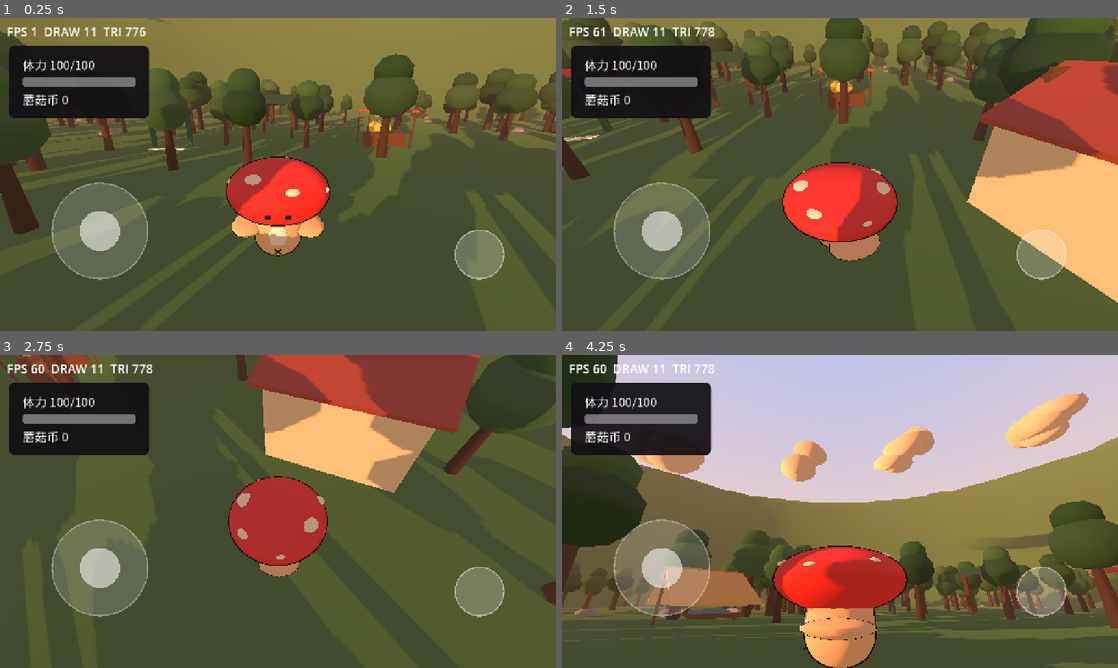
Above: before the commit, frames 1-4 (two rows, left to right).
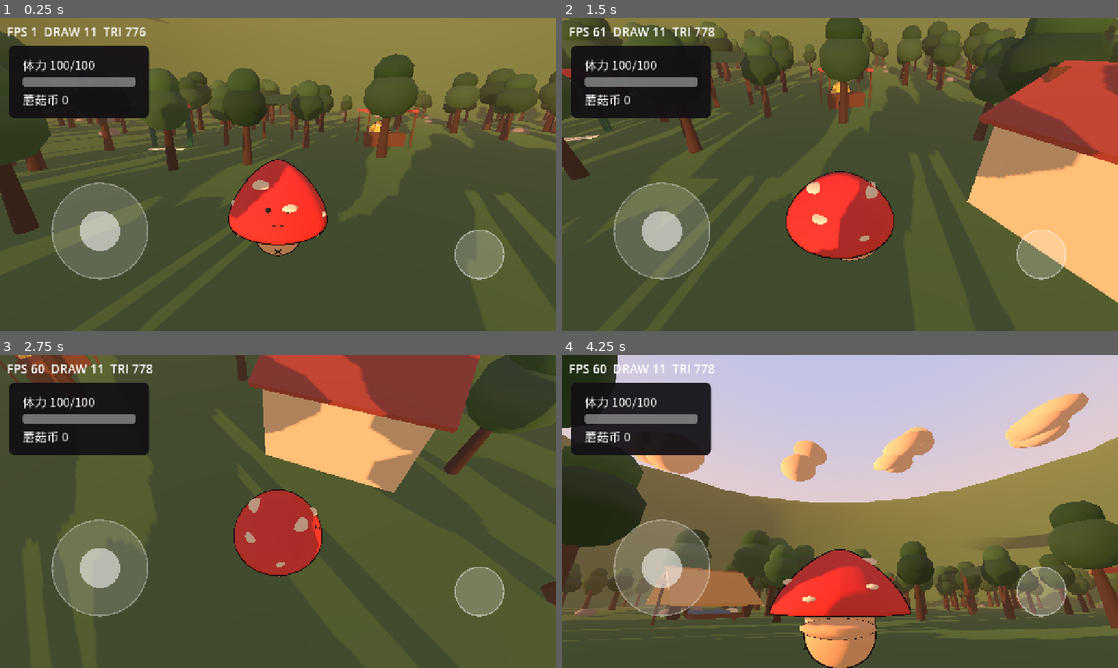
Above: after the commit, the same moments.

Repository: tuzkimo/fungi-party
Game: Godot game, scene res://game/main.tscn
The game is run twice, just before and just after one commit, with the same random seed, the same clock (stepped at 60 frames per second) and the same inputs.
Inputs (mouse positions are in pixels of both pictures, inside the frame that each line leads up to):
- Up to frame 1 (0.25 s): no input
- Up to frame 2 (1.5 s): move the mouse to (962, 158) at 0.52 s; hold D (move_right) 0.53-1.25 s; hold Ctrl (orbit) 0.53-1.25 s; click (962, 158) at 0.67 s; tap Space (jump) at 0.77 s; drag from (728, 190) to (812, 237) at 1.27 s
- Up to frame 3 (2.75 s): tap Enter at 2 s; move the mouse to (333, 442) at 2.02 s; hold D (move_right) from 2.03 s (still down); hold Ctrl (orbit) from 2.03 s (still down)
- Up to frame 4 (4.25 s): release D (move_right) at 2.75 s; release Ctrl (orbit) at 2.75 s; drag from (812, 574) to (673, 464) at 2.77 s; tap Space (jump) at 3.5, 3.77 s; move the mouse to (1006, 558) at 3.52 s; hold A (move_left) from 3.53 s (still down); hold Ctrl (orbit) from 3.53 s (still down)

The runs differ from the first frame. In frame 1, 2.7% of the frame differs, in the area x 40-71%, y 32-73%; in frame 2, 2.7%; in frame 3, 2.0%; in frame 4, 4.0%, in the area x 37-100%, y 60-100%.

Commit message:
外观：帽子改成圆角三角（旋转体），剑改成锥形剑身加护手柄首并挪到帽外，脸跟着帽面走

Diff:
--- a/game/player/mushroom_mesh.gd
+++ b/game/player/mushroom_mesh.gd
@@ -3,6 +3,14 @@
 
 ## 程序化生成蘑菇角色的全部外观。所有尺寸按「脚底 y=0」排布。
 ## 外观只在这里改；角色逻辑不引用这里的任何节点。
+
+## 帽子剖面的「尖度」：1 是圆锥、2 是正球面。取中间偏尖 = 圆角三角。
+const CAP_SHARPNESS := 1.45
+## 帽子绕一圈的分段数。32 段配圆角三角够圆了，再多就是浪费。
+const CAP_SEGMENTS := 28
+const CAP_PROFILE_STEPS := 24
+## 零件转向：剑是往外斜挑的，正竖直会整根埋进帽子。
+const SWORD_TILT := -45.0
 
 @export var cap_radius := 0.9
 @export var cap_height := 0.55
@@ -43,6 +51,18 @@
 	cap_squash = s.cap_squash
 
 
+## 帽子底面（y=0 那个平面的世界高度）。
+func cap_base() -> float:
+	return body_height - 0.05 - cap_height
+
+
+## y_norm 0 是帽子底、1 是顶尖。返回该高度处帽子的水平半径。
+func cap_radius_at(y_norm: float) -> float:
+	var y := clampf(y_norm, 0.0, 1.0)
+	var shape := pow(maxf(0.0, 1.0 - pow(y, CAP_SHARPNESS)), 1.0 / CAP_SHARPNESS)
+	return shape * cap_radius
+
+
 func _ready() -> void:
 	build()
 
@@ -68,15 +88,12 @@
 	body_mesh.rings = 8
 	_add_part("Body", body_mesh, mat_body, Vector3(0.0, body_y, 0.0), Vector3.ONE)
 
-	var cap_mesh := SphereMesh.new()
-	cap_mesh.radius = cap_radius
-	cap_mesh.height = cap_radius * 2.0
-	cap_mesh.radial_segments = 32
-	cap_mesh.rings = 16
-	var cap_scale := Vector3(1.0, cap_height / cap_radius * (1.0 - cap_squash), 1.0)
-	var cap_node := _add_part("Cap", cap_mesh, mat_cap, Vector3(0.0, cap_y, 0.0), cap_scale)
+	var cap_mesh := _revolve_cap()
+	var cap_scale := Vector3(1.0, 1.0 - cap_squash, 1.0)
+	var cap_pos := Vector3(0.0, cap_base(), 0.0)
+	var cap_node := _add_part("Cap", cap_mesh, mat_cap, cap_pos, cap_scale)
 	cap_node.rotation_degrees.z = cap_tilt
-	var cap_outline := _add_part("CapOutline", cap_mesh, mat_outline, Vector3(0.0, cap_y, 0.0), cap_scale)
+	var cap_outline := _add_part("CapOutline", cap_mesh, mat_outline, cap_pos, cap_scale)
 	cap_outline.rotation_degrees.z = cap_tilt
 	_add_part("BodyOutline", body_mesh, mat_outline, Vector3(0.0, body_y, 0.0), Vector3.ONE)
 
@@ -92,22 +109,35 @@
 		_add_part(label, hand_mesh, mat_body, hand_pos, hand_scale)
 		_add_part(label + "Outline", hand_mesh, mat_outline, hand_pos, hand_scale)
 
-	_build_spots(cap_y)
+	_build_spots()
 
 	var dot_mesh := SphereMesh.new()
 	dot_mesh.radius = 1.0
 	dot_mesh.height = 2.0
 	dot_mesh.radial_segments = 12
 	dot_mesh.rings = 6
+	# 脸贴在帽子正面上：z 由那个高度上的帽子半径反算，帽子轮廓改了这个跟着走
 	for side in [-1.0, 1.0]:
+		var eye_x: float = 0.14 * float(side)
+		var eye_y_norm := 0.41
+		var eye_ring := cap_radius_at(eye_y_norm)
 		_add_part(
 			"EyeL" if side < 0.0 else "EyeR",
 			dot_mesh,
 			mat_dark,
-			Vector3(0.14 * side, cap_y - 0.10, 0.855),
+			Vector3(
+				eye_x,
+				cap_base() + eye_y_norm * cap_height * 2.0,
+				sqrt(maxf(0.0, eye_ring * eye_ring - eye_x * eye_x)) * 0.97,
+			),
 			Vector3(0.055, 0.055, 0.03),
 		)
-	_add_part("Mouth", dot_mesh, mat_dark, Vector3(0.0, cap_y - 0.30, 0.78), Vector3(0.13, 0.022, 0.02))
+	var mouth_y_norm := 0.23
+	_add_part(
+		"Mouth", dot_mesh, mat_dark,
+		Vector3(0.0, cap_base() + mouth_y_norm * cap_height * 2.0, cap_radius_at(mouth_y_norm) * 0.97),
+		Vector3(0.13, 0.022, 0.02),
+	)
 
 	_add_part("Belly", dot_mesh, mat_white, Vector3(0.0, 0.62, 0.41), Vector3(0.16, 0.24, 0.06))
 
@@ -118,10 +148,50 @@
 		mark.rotation_degrees.z = 45.0 * side
 
 	for part in parts:
-		_add_accessory(part, cap_y)
-
-
-func _build_spots(cap_y: float) -> void:
+		_add_accessory(part)
+
+
+## 帽子是绕 Y 轴转一圈的旋转体，剖面用超椭圆：尖度 1 是圆锥、2 是球。
+func _revolve_cap() -> ArrayMesh:
+	var profile := PackedVector2Array()
+	profile.append(Vector2(0.0, 0.0))
+	for i in CAP_PROFILE_STEPS:
+		var y := float(i) / float(CAP_PROFILE_STEPS - 1)
+		profile.append(Vector2(cap_radius_at(y) / cap_radius, y))
+
+	var st := SurfaceTool.new()
+	st.begin(Mesh.PRIMITIVE_TRIANGLES)
+	for i in CAP_SEGMENTS:
+		var a0 := TAU * float(i) / float(CAP_SEGMENTS)
+		var a1 := TAU * float(i + 1) / float(CAP_SEGMENTS)
+		var c0 := cos(a0)
+		var s0 := sin(a0)
+		var c1 := cos(a1)
+		var s1 := sin(a1)
+		for j in profile.size() - 1:
+			var p0 := profile[j]
+			var p1 := profile[j + 1]
+			var r0 := p0.x * cap_radius
+			var r1 := p1.x * cap_radius
+			var y0 := p0.y * cap_height * 2.0
+			var y1 := p1.y * cap_height * 2.0
+			# 这个绕序法线朝外；反过来就整颗里朝外（test_cap_normals_point_out 钉住）
+			_quad(st, Vector3(c1 * r0, y0, s1 * r0), Vector3(c1 * r1, y1, s1 * r1),
+				Vector3(c0 * r1, y1, s0 * r1), Vector3(c0 * r0, y0, s0 * r0))
+	st.generate_normals()
+	return st.commit()
+
+
+static func _quad(st: SurfaceTool, v00: Vector3, v01: Vector3, v11: Vector3, v10: Vector3) -> void:
+	st.add_vertex(v00)
+	st.add_vertex(v01)
+	st.add_vertex(v11)
+	st.add_vertex(v00)
+	st.add_vertex(v11)
+	st.add_vertex(v10)
+
+
+func _build_spots() -> void:
 	if spot_count <= 0:
 		return
 	var mat_spot := _solid_glow(spot_color, spot_glow)
@@ -137,11 +207,12 @@
 
 	for i in spot_count:
 		var angle := TAU * float(i) / float(spot_count) + 0.4
-		var spread := 0.22 + 0.6 * float((i * 37) % 100) / 100.0
-		var ring := cap_radius * sin(acos(spread)) * 0.92
+		var y_norm := 0.18 + 0.7 * float((i * 37) % 100) / 100.0
+		# 贴着帽子表面放：半径取那个高度上的帽子半径，稍微往里坐一点
+		var ring := cap_radius_at(y_norm) * 0.93
 		var spot_pos := Vector3(
 			cos(angle) * ring,
-			cap_y + cap_height * spread * 0.98,
+			cap_base() + y_norm * cap_height * 2.0,
 			sin(angle) * ring,
 		)
 		var spot_scale := Vector3.ONE * (0.10 + 0.03 * float(i % 3))
@@ -159,28 +230,66 @@
 
 
 ## 零件白名单。名字不在表里只告警，不崩 —— 存档里的旧皮肤可能带已经删掉的名字。
-func _add_accessory(part: String, cap_y: float) -> void:
+func _add_accessory(part: String) -> void:
 	var mat_dark := _solid(Color(0.10, 0.07, 0.07))
-	var mat_light := _solid(Color(0.86, 0.88, 0.94))
+	var mat_steel := _solid(Color(0.88, 0.90, 0.96))
 	var mat_hide := _solid(tint_cap.darkened(0.2))
 	var outline := _outline()
 	match part:
 		"sword":
-			# 拎在右手边、往外套一点。帽子半径 0.9，剑必须整根在外面才看得见
-			var blade := BoxMesh.new()
-			blade.size = Vector3(0.05, 0.85, 0.11)
-			var blade_node := _add_part("SwordBlade", blade, mat_light, Vector3(0.93, 1.02, 0.06), Vector3.ONE)
-			blade_node.rotation_degrees.z = -28.0
-			var blade_outline := _add_part("SwordBladeOutline", blade, outline, Vector3(0.93, 1.02, 0.06), Vector3.ONE)
-			blade_outline.rotation_degrees.z = -28.0
+			# 剑搁在右手边往斜上方挑：帽子底下半径 0.9，竖直放会整根埋进去
+			var tilt := Vector3(0.0, 0.0, SWORD_TILT)
+			var axis := Vector2(sin(deg_to_rad(-SWORD_TILT)), cos(deg_to_rad(-SWORD_TILT)))
+			var guard_pos := Vector2(0.87, 0.60)
+
+			# 剑身：四棱锥，底宽顶尖收成一点；压扁 z 做出刃口
+			var blade := CylinderMesh.new()
+			blade.top_radius = 0.0
+			blade.bottom_radius = 0.085
+			blade.height = 0.60
+			blade.radial_segments = 4
+			var blade_pos := guard_pos + axis * (0.05 + 0.30)
+			for mat in [mat_steel, outline]:
+				var node := _add_part(
+					"SwordBlade" if mat == mat_steel else "SwordBladeOutline",
+					blade, mat,
+					Vector3(blade_pos.x, blade_pos.y, 0.06),
+					Vector3(1.0, 1.0, 0.45),
+				)
+				node.rotation_degrees = tilt
+
+			# 护手：比剑身宽一截才看得出是剑
 			var guard := BoxMesh.new()
-			guard.size = Vector3(0.30, 0.05, 0.07)
-			var guard_node := _add_part("SwordGuard", guard, mat_light, Vector3(0.735, 0.635, 0.06), Vector3.ONE)
-			guard_node.rotation_degrees.z = -28.0
-			var hilt := BoxMesh.new()
-			hilt.size = Vector3(0.06, 0.22, 0.06)
-			var hilt_node := _add_part("SwordHilt", hilt, mat_dark, Vector3(0.70, 0.52, 0.06), Vector3.ONE)
-			hilt_node.rotation_degrees.z = -28.0
+			guard.size = Vector3(0.34, 0.055, 0.085)
+			var guard_node := _add_part(
+				"SwordGuard", guard, mat_steel,
+				Vector3(guard_pos.x, guard_pos.y, 0.06), Vector3.ONE,
+			)
+			guard_node.rotation_degrees = tilt
+
+			# 柄和剑首
+			var grip := CylinderMesh.new()
+			grip.top_radius = 0.032
+			grip.bottom_radius = 0.032
+			grip.height = 0.18
+			grip.radial_segments = 8
+			var grip_pos := guard_pos - axis * 0.12
+			var grip_node := _add_part(
+				"SwordGrip", grip, mat_dark,
+				Vector3(grip_pos.x, grip_pos.y, 0.06), Vector3.ONE,
+			)
+			grip_node.rotation_degrees = tilt
+
+			var pommel := SphereMesh.new()
+			pommel.radius = 1.0
+			pommel.radial_segments = 10
+			pommel.rings = 6
+			var pommel_pos := guard_pos - axis * 0.23
+			_add_part(
+				"SwordPommel", pommel, mat_steel,
+				Vector3(pommel_pos.x, pommel_pos.y, 0.06),
+				Vector3.ONE * 0.055,
+			)
 		"cape":
 			var cape := CylinderMesh.new()
 			cape.top_radius = 0.40
@@ -194,7 +303,7 @@
 			dome.radius = 0.34
 			dome.radial_segments = 20
 			dome.rings = 10
-			var dome_pos := Vector3(0.0, cap_y + cap_height * 0.85, 0.0)
+			var dome_pos := Vector3(0.0, body_height - 0.05 + cap_height * 0.7, 0.0)
 			_add_part("HelmetDome", dome, mat_dark, dome_pos, Vector3(1.0, 0.55, 1.0))
 			var horn := CylinderMesh.new()
 			horn.top_radius = 0.02
@@ -202,16 +311,19 @@
 			horn.height = 0.34
 			horn.radial_segments = 10
 			for side in [-1.0, 1.0]:
-				var node := _add_part("HelmetHorn", horn, mat_light, Vector3(0.22 * side, cap_y + 0.60, 0.0), Vector3.ONE)
+				var node := _add_part(
+					"HelmetHorn", horn, mat_steel,
+					Vector3(0.22 * side, body_height + 0.30, 0.0), Vector3.ONE,
+				)
 				node.rotation_degrees.z = -35.0 * side
 		"crown":
 			var gold := _solid(Color(0.98, 0.82, 0.30))
 			var band := CylinderMesh.new()
-			band.top_radius = 0.30
-			band.bottom_radius = 0.26
+			band.top_radius = 0.26
+			band.bottom_radius = 0.22
 			band.height = 0.12
 			band.radial_segments = 16
-			var band_y := cap_y + cap_height * 0.92
+			var band_y := body_height + 0.42
 			_add_part("CrownBand", band, gold, Vector3(0.0, band_y, 0.0), Vector3.ONE)
 			var tooth := BoxMesh.new()
 			tooth.size = Vector3(0.07, 0.13, 0.06)
@@ -219,7 +331,7 @@
 				var a := TAU * float(i) / 5.0
 				var node := _add_part(
 					"CrownTooth%d" % i, tooth, gold,
-					Vector3(cos(a) * 0.27, band_y + 0.11, sin(a) * 0.27), Vector3.ONE,
+					Vector3(cos(a) * 0.23, band_y + 0.11, sin(a) * 0.23), Vector3.ONE,
 				)
 				node.rotation_degrees.y = rad_to_deg(a)
 		"bloom":
@@ -227,7 +339,7 @@
 			petal.radius = 1.0
 			petal.radial_segments = 12
 			petal.rings = 6
-			var tip := Vector3(0.0, cap_y + cap_height * 0.98, 0.0)
+			var tip := Vector3(0.0, body_height + 0.48, 0.0)
 			_add_part("BloomPetal", petal, _solid(Color(0.99, 0.72, 0.80)), tip, Vector3(0.16, 0.06, 0.16))
 			_add_part("BloomCore", petal, _solid(Color(0.98, 0.86, 0.36)), tip, Vector3(0.06, 0.05, 0.06))
 		"wide_brim":
@@ -236,7 +348,7 @@
 			brim.radial_segments = 24
 			brim.rings = 12
 			var brim_scale := Vector3(cap_radius * 1.18, 0.06, cap_radius * 1.18)
-			var brim_pos := Vector3(0.0, cap_y - cap_height * 0.12, 0.0)
+			var brim_pos := Vector3(0.0, cap_base() + 0.06, 0.0)
 			_add_part("Brim", brim, _solid(tint_cap.darkened(0.1)), brim_pos, brim_scale)
 			_add_part("BrimOutline", brim, outline, brim_pos, brim_scale)
 		_:
--- a/tests/test_mushroom_mesh.gd
+++ b/tests/test_mushroom_mesh.gd
@@ -65,7 +65,7 @@
 	m.free()
 
 
-## 零件不能埋进帽子里：帽子是个椭球，剑身每个采样点都必须在椭球外。
+## 零件不能埋进帽子里：剑身每个采样点都必须离中轴比帽子那一圈更远。
 func test_sword_clear_of_cap() -> void:
 	var m := MushroomMesh.new()
 	m.use_skin(SkinCatalog.by_id("hero"))
@@ -75,13 +75,69 @@
 	if blade == null:
 		m.free()
 		return
-	var cap_y := m.body_height - 0.05
-	var half := (blade.mesh as BoxMesh).size.y * 0.5
+	var aabb := blade.mesh.get_aabb()
+	var cap_base := m.body_height - 0.05 - m.cap_height
 	var worst := 99.0
 	for i in 21:
-		var p: Vector3 = blade.transform * Vector3(0.0, (-1.0 + 0.1 * float(i)) * half, 0.0)
-		var v := (p.x * p.x + p.z * p.z) / (m.cap_radius * m.cap_radius) \
-			+ pow(p.y - cap_y, 2.0) / (m.cap_height * m.cap_height)
-		worst = minf(worst, v)
-	check(worst >= 1.0, "剑身整段在帽子外面（最深处椭球值 %.3f，<1 就是埋进去了）" % worst)
+		var t := -0.5 + float(i) / 20.0
+		for side in [-0.5, 0.0, 0.5]:
+			var local := Vector3(aabb.size.x * side, t * aabb.size.y, aabb.size.z * side)
+			var p: Vector3 = blade.transform * local
+			var y_norm := (p.y - cap_base) / (m.cap_height * 2.0)
+			if y_norm < 0.0 or y_norm > 1.0:
+				continue
+			var radial := sqrt(p.x * p.x + p.z * p.z)
+			worst = minf(worst, radial - m.cap_radius_at(y_norm))
+	check(worst > 0.0, "剑身整段在帽子外面（最贴近处差 %.3f）" % worst)
 	m.free()
+
+
+## 帽子是圆角三角，不是圆顶：往上收得比球快，最宽落在底部。
+func test_cap_is_rounded_triangle() -> void:
+	var m := MushroomMesh.new()
+	m.build()
+	var low := m.cap_radius_at(0.25)
+	check(m.cap_radius_at(0.02) > 0.98 * m.cap_radius, "最宽在帽子底部")
+	check(m.cap_radius_at(0.90) < 0.30 * m.cap_radius, "接近顶尖时已经很窄（三角，不是圆顶）")
+	check(m.cap_radius_at(0.75) < 0.60 * low, "侧边收得快，不是球面鼓出来")
+	check(m.cap_radius_at(0.98) > 0.0, "顶尖是圆角不是尖刺")
+	check(m.cap_radius_at(0.75) < m.cap_radius_at(0.50), "往上单调收窄")
+	m.free()
+
+
+## 旋转体的绕序写反了就会整颗里朝外：法线全部指向中轴、帽子从外面看不见。
+func test_cap_normals_point_out() -> void:
+	var m := MushroomMesh.new()
+	m.build()
+	var mesh := m.get_node("Cap").mesh as ArrayMesh
+	var arrays := mesh.surface_get_arrays(0)
+	var verts: PackedVector3Array = arrays[Mesh.ARRAY_VERTEX]
+	var norms: PackedVector3Array = arrays[Mesh.ARRAY_NORMAL]
+	var inward := 0
+	var zero := 0
+	for i in verts.size():
+		if norms[i].length() < 0.01:
+			zero += 1
+			continue
+		var radial := Vector3(verts[i].x, 0.0, verts[i].z)
+		if radial.length() > 0.01 and norms[i].dot(radial.normalized()) < 0.0:
+			inward += 1
+	check_eq(zero, 0, "没有零长度法线")
+	check(inward == 0, "法线全部朝外（朝内的有 %d 个）" % inward)
+	m.free()
+
+
+## 脸要贴在帽面上：帽子轮廓一改，写死的坐标就会浮空或者陷进去。
+func test_face_sits_on_cap() -> void:
+	var m := MushroomMesh.new()
+	m.build()
+	for part_name in ["EyeL", "EyeR", "Mouth"]:
+		var node := m.get_node_or_null(part_name) as MeshInstance3D
+		check(node != null, "%s 在" % part_name)
+		if node == null:
+			continue
+		var p := node.position
+		var radial := sqrt(p.x * p.x + p.z * p.z)
+		var surface := m.cap_radius_at((p.y - m.cap_base()) / (m.cap_height * 2.0))
+		check(absf(radial - surface) < 0.08, "%s 贴着帽面（离面 %.3f）" % [part_name, radial - surface])
+	m.free()
